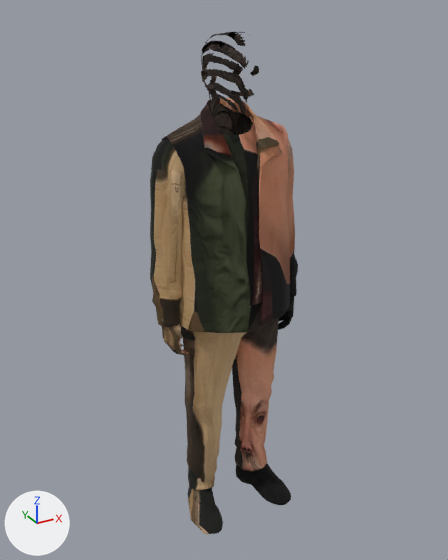
An edit to the glTF model public/models/people/m05.glb, drawn before and after from the same camera.
The view is the same before and after, from a 50 mm lens placed at (-1.002, -1.76, 0.861), pointed at (-0.014, 0.038, -0.038). Lighting does not change. The marker at lower left points along +X, +Y and +Z. The picture after the commit comes second. Objects named as collision shapes, trigger or cutter boxes, shadow casters or lower levels of detail are left out. Vertices at exactly the same position are counted once.

The first picture shows 'lod0'.
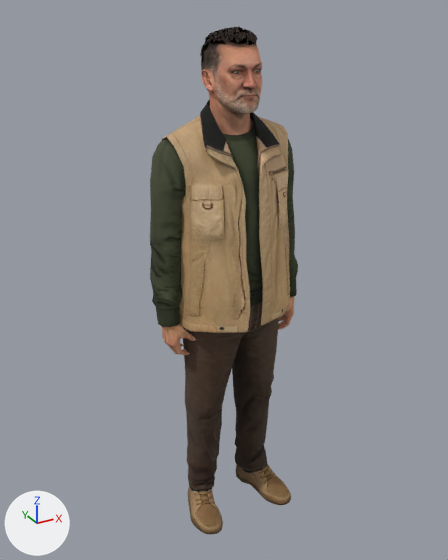
The newer file is also turned or shifted as a whole; pictures and numbers use the older file's frame.

The change, as JSON lines over the scene's bpy script:
```json
{"block": "me_lod0", "where": "# used by ob_lod0; location = (0.0, 0.0, 0.0)"}
{"op": "remove", "block": "me_lod0", "code": "me_lod0.from_pydata(...)  # 2258 vertices, 4430 faces; spans x -0.29..0.29, y -0.18..0.19, z -1.0..0.81"}
{"op": "add", "block": "me_lod0", "code": "me_lod0.from_pydata(...)  # 3743 vertices, 7430 faces; spans x -0.29..0.29, y -0.18..0.19, z -1.0..0.81"}
{"block": "me_lod0", "change": "me_lod0 part 1: 97 vertices moved within x -0.25..0.24, y -0.12..0.12, z -0.26..0.76; 1412 vertices added at x -0.28..0.28, y -0.14..0.17, z -0.31..0.76"}
{"block": "me_lod0", "change": "me_lod0 part 2: 73 vertices added at x -0.22..0.21, y -0.17..0.11, z -1.0..-0.77"}
{"block": "me_lod0", "change": "me_lod0 part 3: 2238 kept faces spanning x -0.29..0.29, y -0.18..0.19, z -1.0..0.81 get new texture (UV) coordinates"}
```

Boxes [x1, y1, x2, y2] around the edits, measured in the pictures (448 x 560 px):
```json
{"object": "lod0", "change": "reshaped", "before": [150, 32, 298, 534], "after": [150, 26, 298, 534]}
{"part": 1, "of": "me_lod0", "change": "built on", "before": [162, 40, 287, 355], "after": [150, 34, 297, 355]}
{"part": 2, "of": "me_lod0", "change": "added", "after": [187, 436, 291, 534], "on screen": "brown"}
{"part": 3, "of": "me_lod0", "change": "surface changed", "before": [150, 32, 298, 534], "after": [150, 32, 298, 534]}
```
